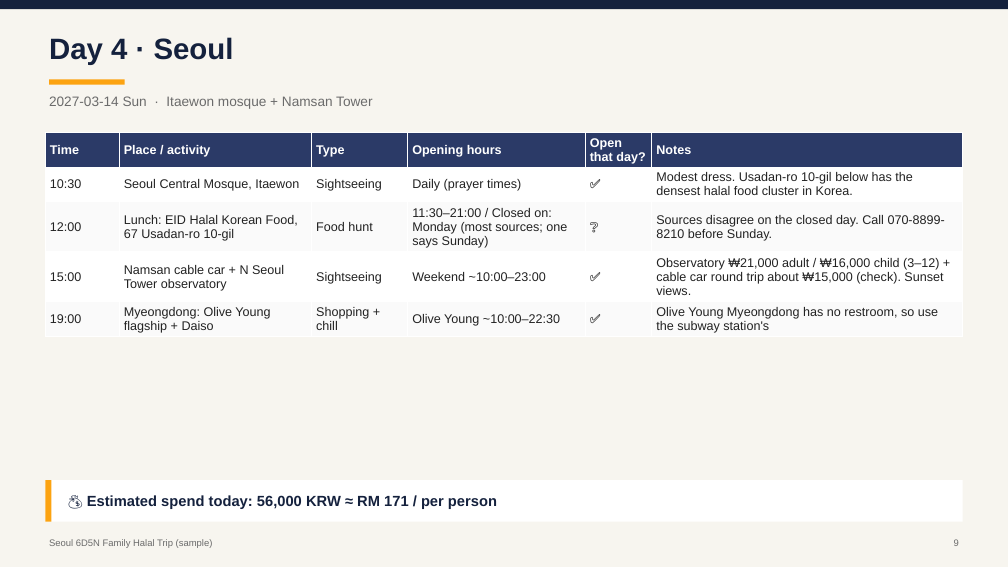
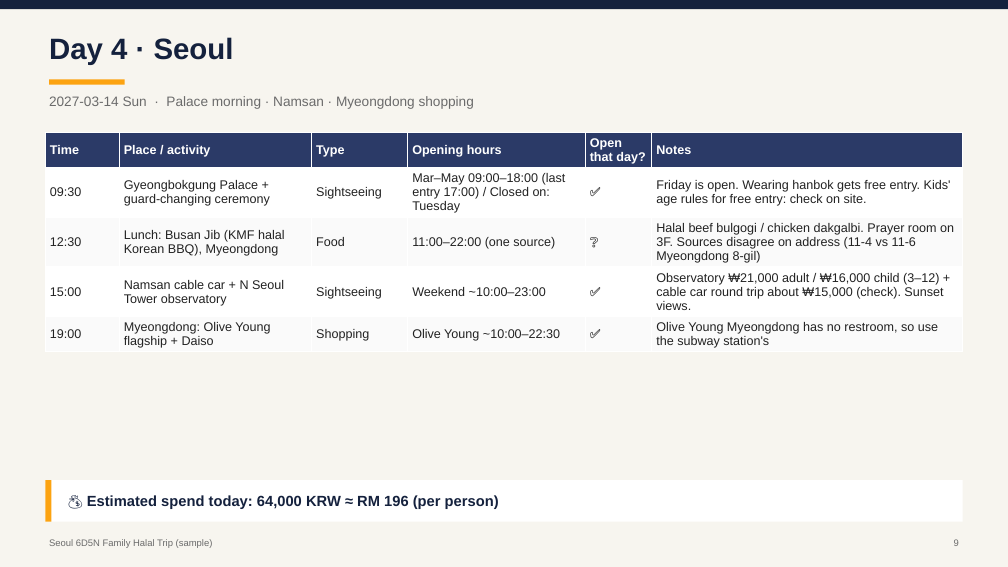
Before and after one commit to willietengg/malaysian-travel, a slide deck: slide 9 of examples/Seoul-6D-family-halal-sample.pptx. Drawn at 1008x567 pixels with LibreOffice and Linux fonts; fonts in the diff are those of the drawing. Boxes give left, top, right and bottom in pixels: in the first picture for what was removed or moved away, otherwise in the second. Text is boxed around its words. In the diff, an @@ line names an element or a change of style, - is before the commit and + after.

```diff
--- a/examples/Seoul-6D-family-halal-sample.pptx
+++ b/examples/Seoul-6D-family-halal-sample.pptx
@@ text at (x1=49, y1=96, x2=474, y2=109): text changed @@
-2027-03-14 Sun · Itaewon mosque + Namsan Tower
+2027-03-14 Sun · Palace morning · Namsan · Myeongdong shopping
@@ table at (x1=45, y1=132, x2=963, y2=352) @@
-row 2: 10:30 | Seoul Central Mosque, Itaewon | Sightseeing | Daily (prayer times) | ✅ | Modest dress. Usadan-ro 10-gil below has the densest halal food cluster in Korea.
+row 2: 09:30 | Gyeongbokgung Palace + guard-changing ceremony | Sightseeing | Mar–May 09:00–18:00 (last entry 17:00) / Closed on: Tuesday | ✅ | Friday is open. Wearing hanbok gets free entry. Kids' age rules for free entry: check on site.
-row 3: 12:00 | Lunch: EID Halal Korean Food, 67 Usadan-ro 10-gil | Food hunt | 11:30–21:00 / Closed on: Monday (most sources; one says Sunday) | ❔ | Sources disagree on the closed day. Call 070-8899-8210 before Sunday.
+row 3: 12:30 | Lunch: Busan Jib (KMF halal Korean BBQ), Myeongdong | Food | 11:00–22:00 (one source) | ❔ | Halal beef bulgogi / chicken dakgalbi. Prayer room on 3F. Sources disagree on address (11-4 vs 11-6 Myeongdong 8-gil)
-row 5, column 3: Shopping + chill
+row 5, column 3: Shopping
@@ text at (x1=87, y1=495, x2=499, y2=509): text changed @@
-💰 Estimated spend today: 56,000 KRW ≈ RM 171 / per person
+💰 Estimated spend today: 64,000 KRW ≈ RM 196 (per person)
```
Also in this commit, not shown: 13 other slides changed, 1 slide added, 1 slide removed, 24 other files.
